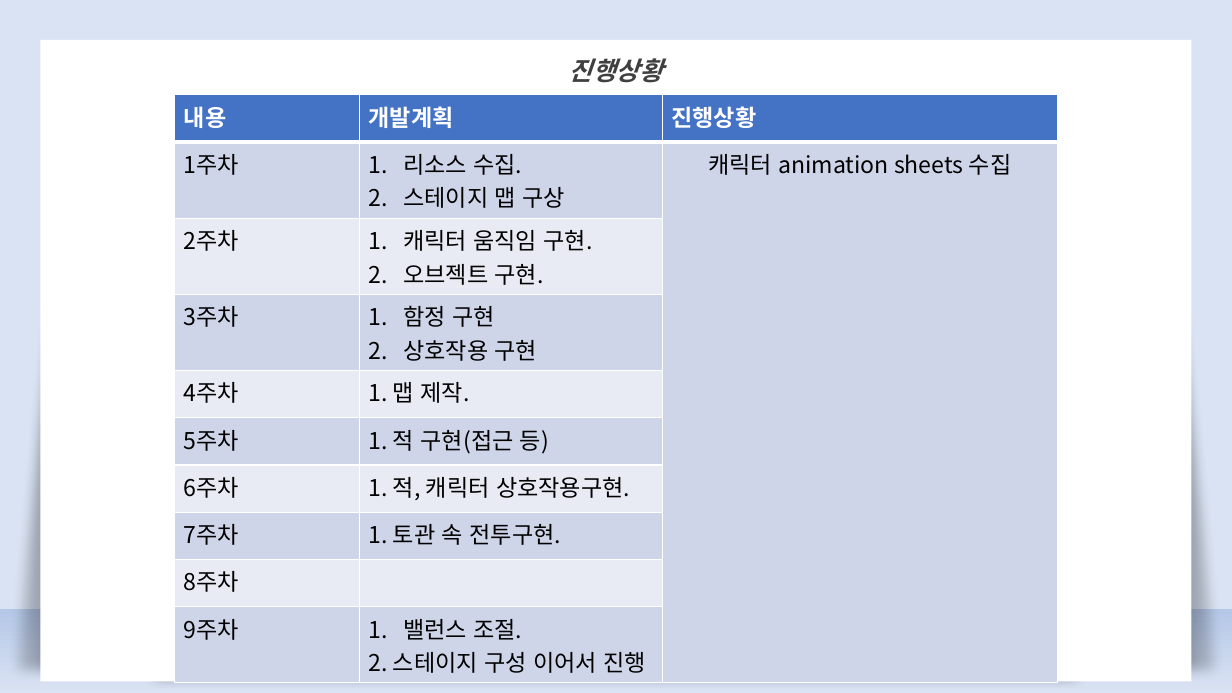
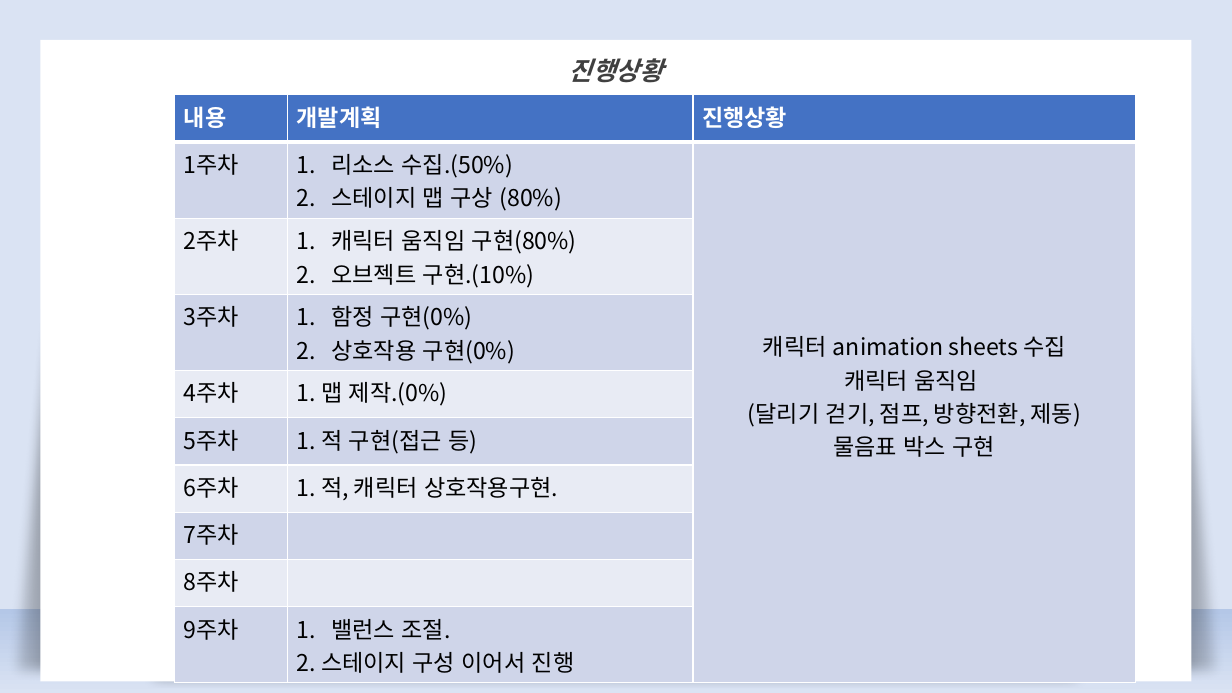
Before and after one commit to kimkyuhi/make-game, a slide deck: slide 5 of 발표/2DGP 게임 계획발표01.pptx (slide 6 before the commit). Drawn at 1232x693 pixels with LibreOffice and Linux fonts; fonts in the diff are those of the drawing. Boxes give left, top, right and bottom in pixels: in the first picture for what was removed or moved away, otherwise in the second. Text is boxed around its words. In the diff, an @@ line names an element or a change of style, - is before the commit and + after.

Commit message:
ppt02

```diff
--- a/발표/2DGP 게임 계획발표01.pptx
+++ b/발표/2DGP 게임 계획발표01.pptx
@@ table at [175,95,1136,677] @@
-row 2, column 2: 리소스 수집. / 스테이지 맵 구상
+row 2, column 2: 리소스 수집.(50%) / 스테이지 맵 구상 (80%)
-row 2, column 3: 캐릭터 animation sheets 수집
+row 2, column 3: 캐릭터 animation sheets 수집 / 캐릭터 움직임 / (달리기 걷기, 점프, 방향전환, 제동) / 물음표 박스 구현
-row 3, column 2: 캐릭터 움직임 구현. / 오브젝트 구현.
+row 3, column 2: 캐릭터 움직임 구현(80%) / 오브젝트 구현.(10%)
-row 4, column 2: 함정 구현 / 상호작용 구현
+row 4, column 2: 함정 구현(0%) / 상호작용 구현(0%)
-row 5, column 2: 1. 맵 제작.
+row 5, column 2: 1. 맵 제작.(0%)
-row 8, column 2: 1. 토관 속 전투구현.
+row 8, column 2: 
@@ table: place and size @@
-table at [175,95,1058,677]
+table at [175,95,1136,677]
```
Also in this commit, not shown: 4 other slides changed, 1 slide added, 1 slide removed, 2 other files.
